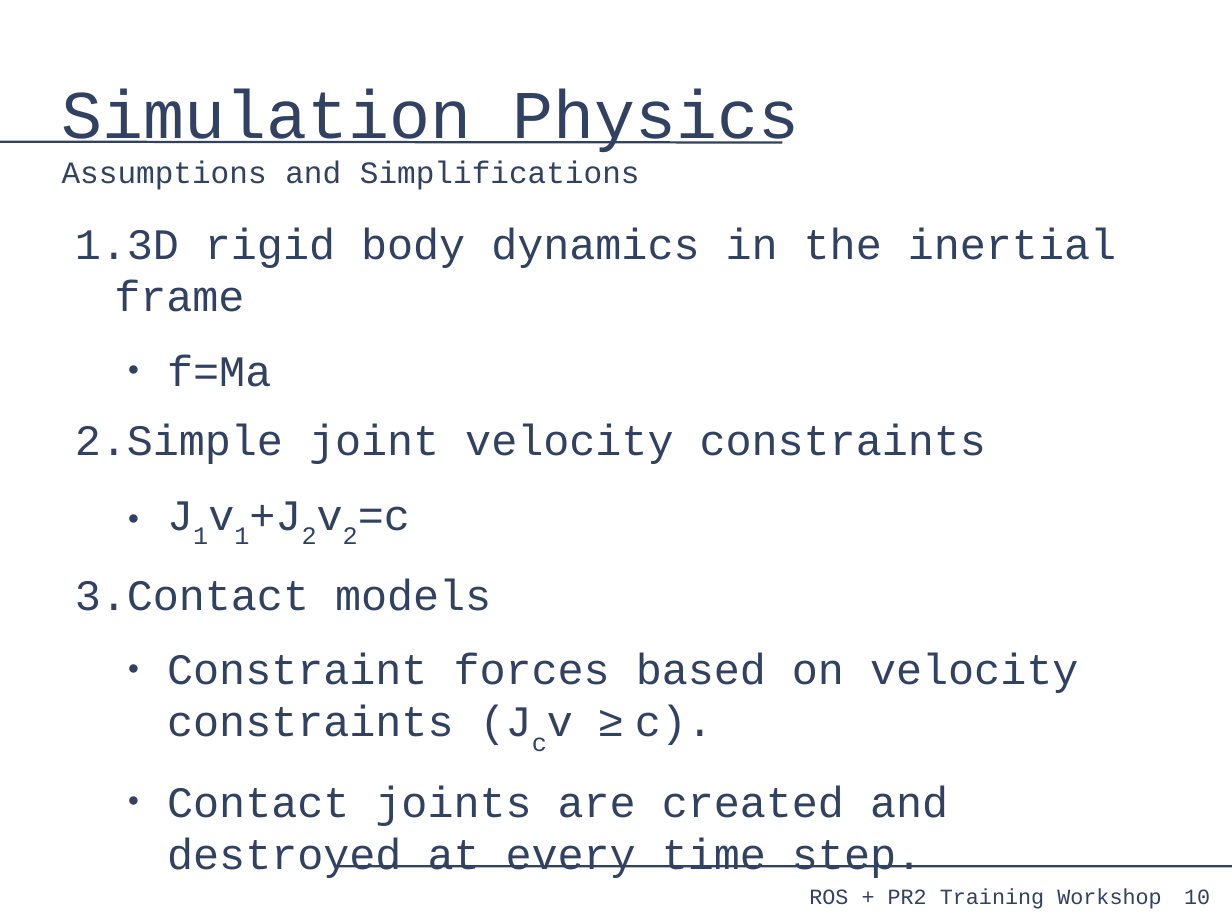
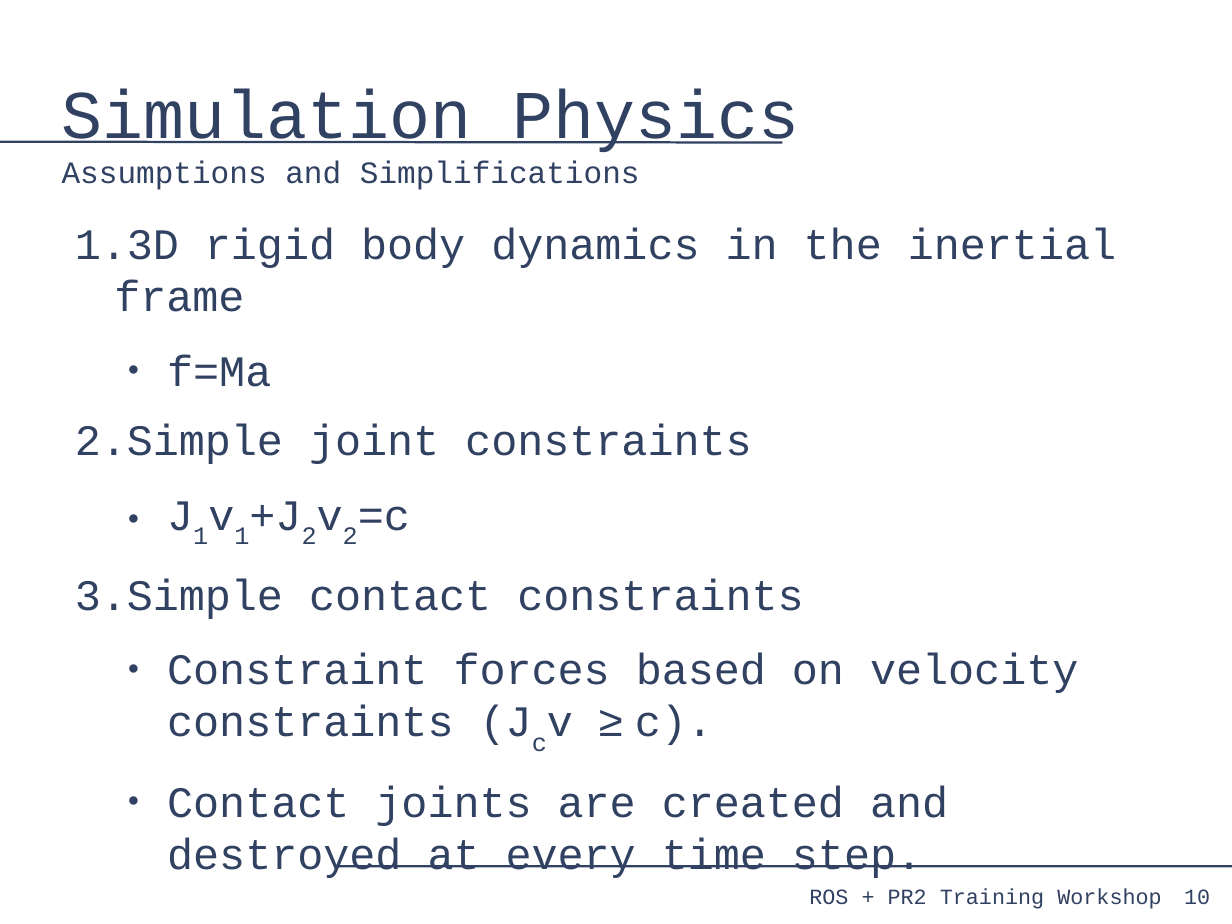
Before and after one commit to PR2/pr2_docs, a slide deck: slide 10 of pr2_training_workshop/simulation/simulation_training_workshop.odp. Drawn at 1232x924 pixels with LibreOffice and Linux fonts; fonts in the diff are those of the drawing. Boxes give left, top, right and bottom in pixels: in the first picture for what was removed or moved away, otherwise in the second. Text is boxed around its words. In the diff, an @@ line names an element or a change of style, - is before the commit and + after.

Commit message:
minor updates for sim

```diff
--- a/pr2_training_workshop/simulation/simulation_training_workshop.odp
+++ b/pr2_training_workshop/simulation/simulation_training_workshop.odp
@@ text at <box>75,424,751,464</box>: text changed @@
-2. Simple joint velocity constraints
+2. Simple joint constraints
@@ text at <box>75,578,803,619</box>: text changed @@
-3. Contact models
+3. Simple contact constraints
```
Also in this commit, not shown: 2 other slides changed.
